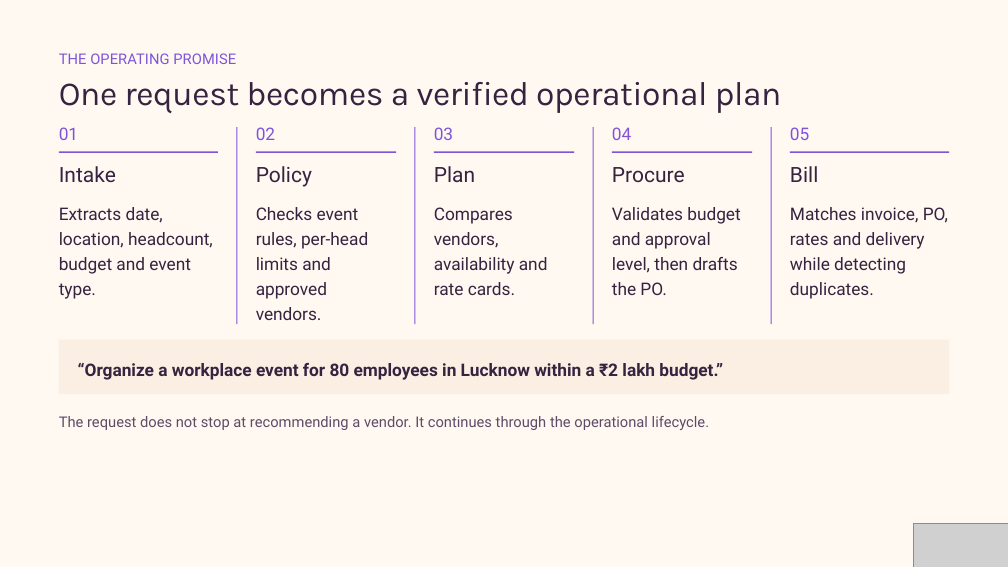
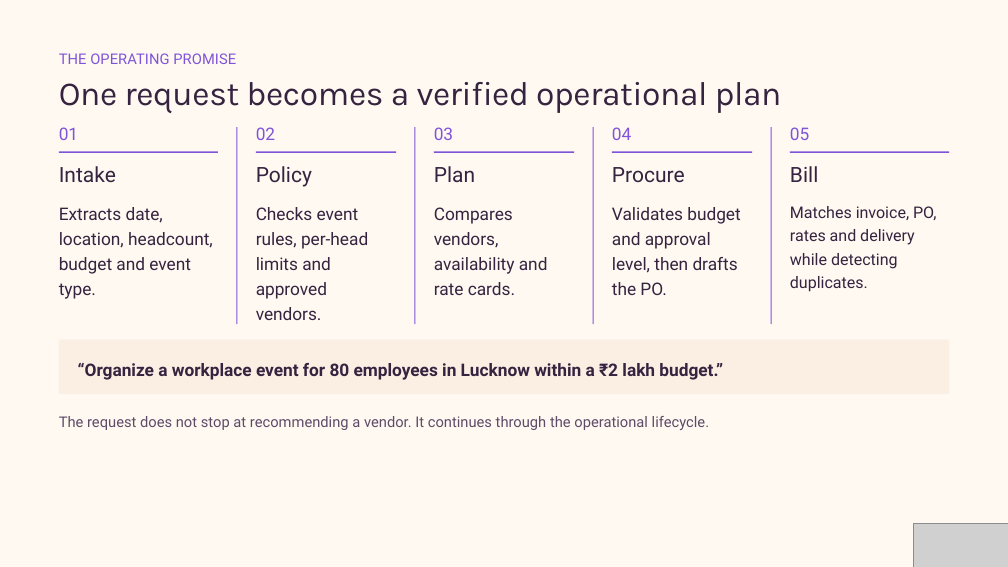
Before and after one commit to Sinha28Shivam/Singularity_Squad, a slide deck: slide 3 of AI Hackathon2.0.pptx. Drawn at 1008x567 pixels with LibreOffice and Linux fonts; fonts in the diff are those of the drawing; grey boxes stand for pictures; background and template pictures are left out. Boxes give left, top, right and bottom in pixels: in the first picture for what was removed or moved away, otherwise in the second. Text is boxed around its words. In the diff, an @@ line names an element or a change of style, - is before the commit and + after.

```diff
--- a/AI Hackathon2.0.pptx
+++ b/AI Hackathon2.0.pptx
@@ text "Matches invoice, PO, rates and ..." at (790,206,936,292): size 16.5 to 15.3 pt @@
```
Also in this commit, not shown: 6 other slides changed, 15 other files.
